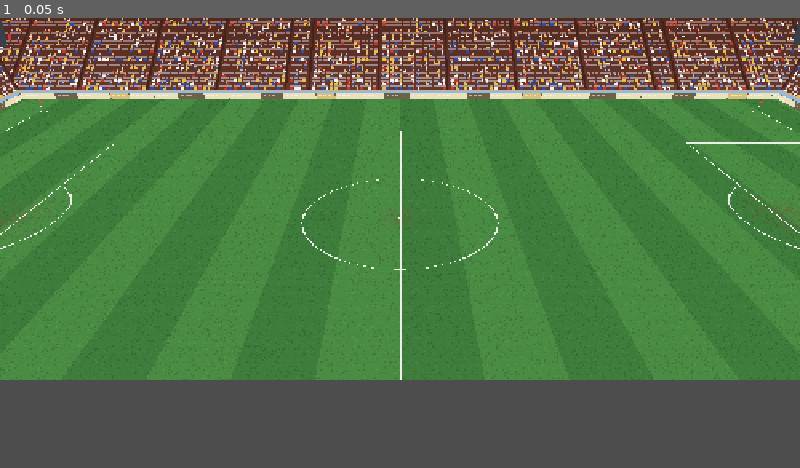
Above: before the commit, frame 1.
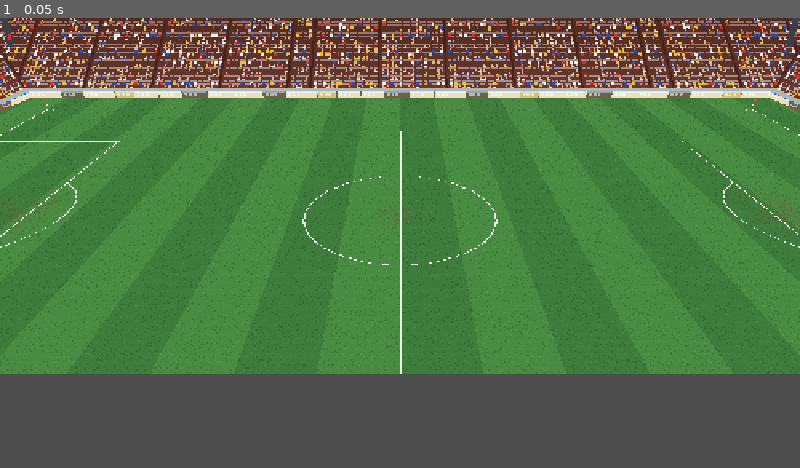
Above: after the commit, the same moment.

Repository: mundiakaluson/sprite-tan
Game: Godot game, scene res://scenes/match/match.tscn
The game is run twice, just before and just after one commit, with the same random seed, the same clock (stepped at 60 frames per second) and the same inputs.
Inputs:
- Up to frame 1 (0.05 s): no input

The runs differ from the first frame. In frame 1, 12% of the frame differs, in the area x 0-100%, y 0-81%.

Commit message:
HUD: richer strip art, cards 1.5x, even side panels, strip 150
Co-Authored-By: Claude Sonnet 5.5 <noreply@anthropic.com>
Claude-Session: https://claude.ai/code/session_01FrjHpaAiEjh7PpusYwPu2g

Diff:
--- a/godot/scenes/match/match.tscn
+++ b/godot/scenes/match/match.tscn
@@ -16,7 +16,7 @@
 offset_left = 0.0
 offset_top = 0.0
 offset_right = 0.0
-offset_bottom = -140.0
+offset_bottom = -150.0
 stretch = true
 mouse_filter = 2
 
--- a/godot/scenes/match/match_hud.tscn
+++ b/godot/scenes/match/match_hud.tscn
@@ -28,7 +28,7 @@
 anchor_right = 1.0
 anchor_bottom = 1.0
 offset_left = 0.0
-offset_top = -140.0
+offset_top = -150.0
 offset_right = 0.0
 offset_bottom = 0.0
 script = ExtResource("6")
@@ -41,7 +41,7 @@
 offset_left = 0.0
 offset_top = 0.0
 offset_right = 0.0
-offset_bottom = -140.0
+offset_bottom = -150.0
 unique_name_in_owner = true
 mouse_filter = 2
 script = ExtResource("2")
@@ -60,30 +60,30 @@
 anchor_right = 0.0
 anchor_bottom = 1.0
 offset_left = 8.0
+offset_top = -142.0
+offset_right = 208.0
+offset_bottom = -130.0
+unique_name_in_owner = true
+text = ""
+script = ExtResource("4")
+text_scale = 2
+
+[node name="Orders" type="GridContainer" parent="Root"]
+anchor_left = 0.0
+anchor_top = 1.0
+anchor_right = 0.0
+anchor_bottom = 1.0
+offset_left = 4.0
 offset_top = -120.0
-offset_right = 260.0
-offset_bottom = -108.0
-unique_name_in_owner = true
-text = ""
-script = ExtResource("4")
-text_scale = 2
-
-[node name="Orders" type="GridContainer" parent="Root"]
-anchor_left = 0.0
-anchor_top = 1.0
-anchor_right = 0.0
-anchor_bottom = 1.0
-offset_left = 4.0
-offset_top = -84.0
-offset_right = 264.0
-offset_bottom = -20.0
+offset_right = 208.0
+offset_bottom = -8.0
 unique_name_in_owner = true
 theme_override_constants/h_separation = 4
 theme_override_constants/v_separation = 4
 columns = 2
 
 [node name="Order_through" type="Control" parent="Root/Orders"]
-custom_minimum_size = Vector2(124, 30)
+custom_minimum_size = Vector2(100, 52)
 text_scale = 2
 layout_mode = 2
 text = "THROUGH"
@@ -91,7 +91,7 @@
 script = ExtResource("5")
 
 [node name="Order_run" type="Control" parent="Root/Orders"]
-custom_minimum_size = Vector2(124, 30)
+custom_minimum_size = Vector2(100, 52)
 text_scale = 2
 layout_mode = 2
 text = "RUN"
@@ -99,7 +99,7 @@
 script = ExtResource("5")
 
 [node name="Order_press" type="Control" parent="Root/Orders"]
-custom_minimum_size = Vector2(124, 30)
+custom_minimum_size = Vector2(100, 52)
 text_scale = 2
 layout_mode = 2
 text = "PRESS"
@@ -107,7 +107,7 @@
 script = ExtResource("5")
 
 [node name="Order_tackle" type="Control" parent="Root/Orders"]
-custom_minimum_size = Vector2(124, 30)
+custom_minimum_size = Vector2(100, 52)
 text_scale = 2
 layout_mode = 2
 text = "TACKLE"
@@ -119,10 +119,10 @@
 anchor_top = 1.0
 anchor_right = 0.5
 anchor_bottom = 1.0
-offset_left = -270.0
-offset_top = -136.0
-offset_right = 270.0
-offset_bottom = -36.0
+offset_left = -392.0
+offset_top = -144.0
+offset_right = 392.0
+offset_bottom = -6.0
 script = ExtResource("3")
 
 [node name="Hand" type="HBoxContainer" parent="Root"]
@@ -130,23 +130,23 @@
 anchor_top = 1.0
 anchor_right = 0.5
 anchor_bottom = 1.0
-offset_left = -265.0
-offset_top = -131.0
-offset_right = 268.0
-offset_bottom = -41.0
-unique_name_in_owner = true
-mouse_filter = 2
-theme_override_constants/separation = 3
+offset_left = -387.0
+offset_top = -139.0
+offset_right = 387.0
+offset_bottom = -11.0
+unique_name_in_owner = true
+mouse_filter = 2
+theme_override_constants/separation = 1
 
 [node name="TeamPanel" type="Control" parent="Root"]
 anchor_left = 1.0
 anchor_top = 1.0
 anchor_right = 1.0
 anchor_bottom = 1.0
-offset_left = -294.0
-offset_top = -138.0
+offset_left = -244.0
+offset_top = -144.0
 offset_right = -4.0
-offset_bottom = -60.0
+offset_bottom = -52.0
 unique_name_in_owner = true
 script = ExtResource("3")
 
@@ -164,18 +164,18 @@
 unique_name_in_owner = true
 offset_left = 6.0
 offset_top = 20.0
-offset_right = 284.0
-offset_bottom = 74.0
+offset_right = 234.0
+offset_bottom = 88.0
 mouse_filter = 2
 theme_override_constants/h_separation = 4
 theme_override_constants/v_separation = 4
-columns = 3
+columns = 2
 
 [node name="TeamNote" type="Control" parent="Root/TeamPanel"]
 unique_name_in_owner = true
 offset_left = 8.0
 offset_top = 28.0
-offset_right = 284.0
+offset_right = 234.0
 offset_bottom = 40.0
 text = "NO COMMANDS YET"
 color = Color(0.35, 0.37, 0.45, 1)
@@ -187,10 +187,10 @@
 anchor_top = 1.0
 anchor_right = 1.0
 anchor_bottom = 1.0
-offset_left = -294.0
-offset_top = -56.0
+offset_left = -244.0
+offset_top = -48.0
 offset_right = -4.0
-offset_bottom = -4.0
+offset_bottom = -6.0
 unique_name_in_owner = true
 script = ExtResource("3")
 
@@ -198,7 +198,7 @@
 unique_name_in_owner = true
 offset_left = 8.0
 offset_top = 6.0
-offset_right = 282.0
+offset_right = 232.0
 offset_bottom = 18.0
 text = "COMMAND: -"
 script = ExtResource("4")
@@ -207,13 +207,13 @@
 [node name="CommandNote" type="Control" parent="Root/CommandPanel"]
 unique_name_in_owner = true
 offset_left = 8.0
-offset_top = 19.0
-offset_right = 282.0
-offset_bottom = 51.0
+offset_top = 21.0
+offset_right = 232.0
+offset_bottom = 40.0
 wrap = true
 color = Color(0.55, 0.57, 0.69, 1)
 script = ExtResource("4")
-text_scale = 2
+text_scale = 1
 
 [node name="Message" type="Control" parent="Root"]
 anchor_left = 0.5
--- a/godot/scripts/match/match_hud.gd
+++ b/godot/scripts/match/match_hud.gd
@@ -10,12 +10,12 @@
 signal card_pressed(index: int)         ## a card in the hand was clicked
 signal team_command(id: String)         ## a team command button was pressed
 
-## size of the cards in the hand (1 = the full 64 x 90 card, pixel for pixel; keep it 1 unless you want blurry pixels)
-@export_range(0.5, 1.0, 0.25) var card_scale := 1.0
+## size of the cards in the hand (1 = the full 64 x 90 card, pixel for pixel; 1.5 is a touch uneven but bigger, 2 is exact but needs a taller strip)
+@export_range(0.5, 2.0, 0.25) var card_scale := 1.5
 ## size of the hover tooltip (the card's tooltip image x this)
 @export_range(1.0, 4.0, 1.0) var tooltip_scale := 2.0
 ## size of the TEAM stance buttons
-@export var team_button_size := Vector2(90, 26)
+@export var team_button_size := Vector2(112, 20)
 
 const PITCH_H := 580.0                  ## the pitch view is the top part of the screen, the HUD strip the rest
 ## colour of each command kind in the command box and on the highlighted players
Not shown, changed: docs/DECISIONS.md
Not shown, changed: hud/hudlib.py
